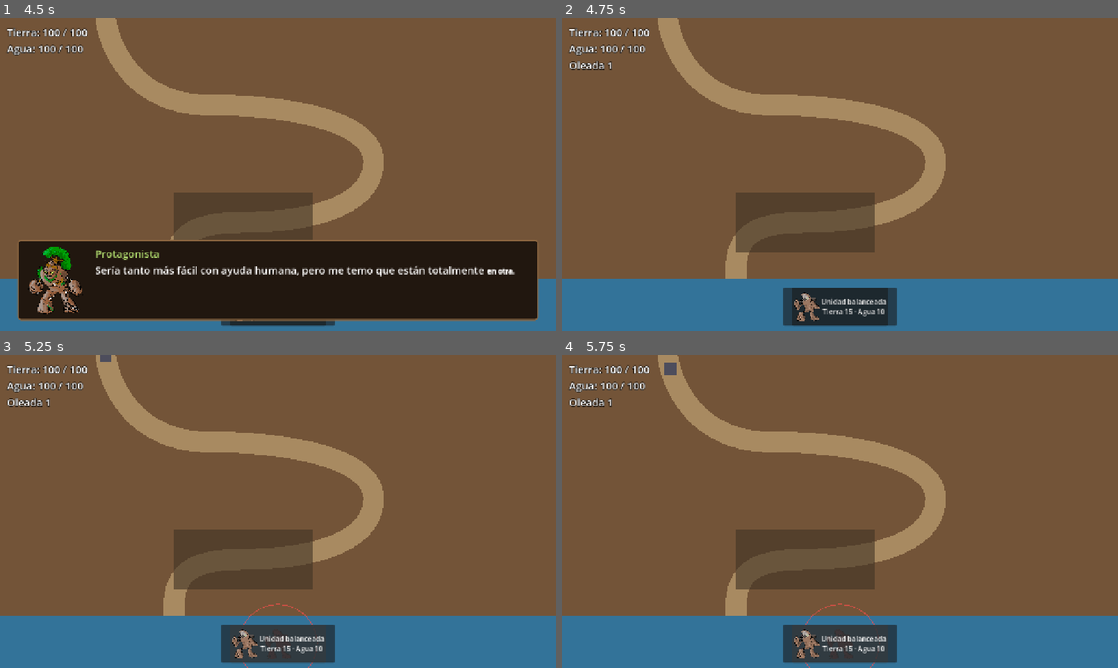
Above: before the commit, frames 1-4 (two rows, left to right).
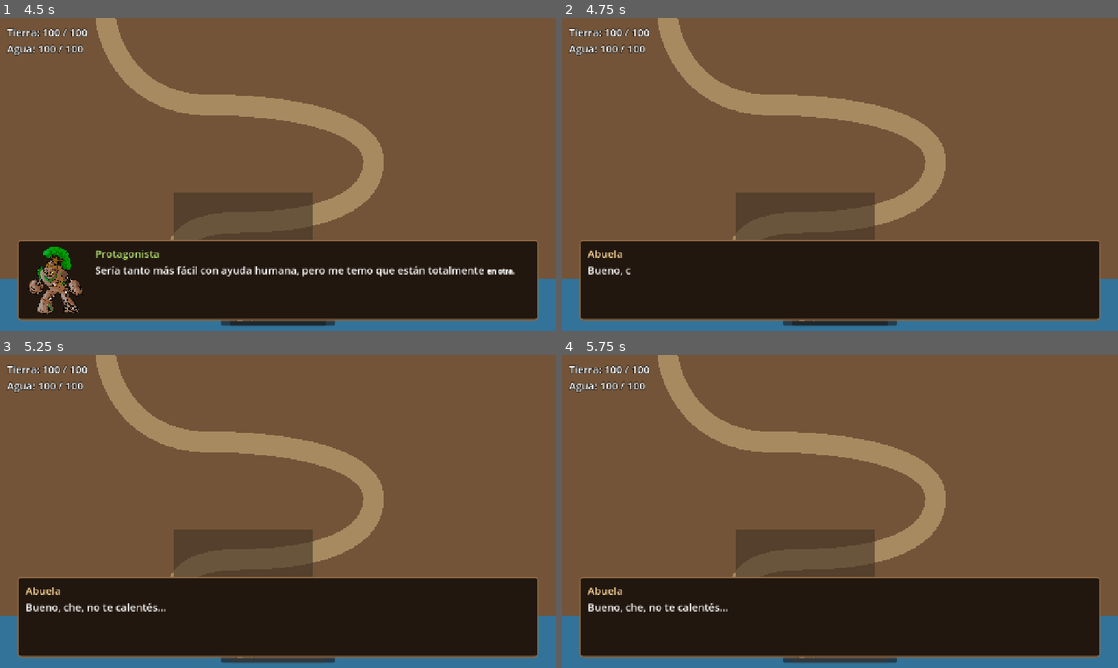
Above: after the commit, the same moments.

Repository: iagoziploc/barros-raros
Game: Godot game, scene res://levels/level_01/level_01.tscn
The game is run twice, just before and just after one commit, with the same random seed, the same clock (stepped at 60 frames per second) and the same inputs.
Inputs (mouse positions are in pixels of both pictures, inside the frame that each line leads up to):
- Up to frame 1 (4.5 s): tap Enter (ui_accept) at 0.5, 0.77, 1.25, 1.52, 2, 3.02, 3.5, 3.77 s; move the mouse to (400, 158) at 0.52 s; tap R at 0.6, 2.1, 3.6 s; click (400, 158) at 0.67 s; move the mouse to (166, 190) at 1.27 s; tap 1 at 1.35, 2.85, 4.35 s; click (166, 190) at 1.42 s; move the mouse to (333, 105) at 2.02 s; click (333, 105) at 2.17 s; move the mouse to (250, 237) at 2.77 s; click (250, 237) at 2.92 s; move the mouse to (444, 221) at 3.52 s; click (444, 221) at 3.67 s; move the mouse to (111, 127) at 4.27 s; click (111, 127) at 4.42 s
- Up to frame 2 (4.75 s): tap Enter (ui_accept) at 4.52 s
- Up to frame 3 (5.25 s): click (278, 642) at 5 s, where only the run before the commit has a clickable "Unidad balanceada Tierra 15 ·…"
- Up to frame 4 (5.75 s): no input

Frame 1 is identical in both runs. In frame 2, 24% of the frame differs, in the area x 1-97%, y 13-97%; in frame 3, 25%; in frame 4, 25%, in the area x 1-97%, y 2-100%.

Commit message:
La abuela vuelve, música bgm2, spritesheet de la unidad y reglas de Git
- Speaker abuela y su línea en el diálogo de la oleada 1
- El nivel usa bgm2; ajuste de buses de audio
- Spritesheet de la piña de la unidad balanceada (todavía sin usar)
- README: ramas main/dev y cómo subir archivos con GitHub Desktop

Co-Authored-By: Claude Opus 5.5 <noreply@anthropic.com>

Diff:
--- a/data/dialogues/wave_01.tres
+++ b/data/dialogues/wave_01.tres
@@ -3,6 +3,7 @@
 [ext_resource type="Script" uid="uid://bh220m175npvt" path="res://systems/dialogue/dialogue.gd" id="1_dialogue"]
 [ext_resource type="Script" uid="uid://bk2gd5fn8ng2e" path="res://systems/dialogue/dialogue_line.gd" id="2_line"]
 [ext_resource type="Resource" uid="uid://ctvu4cuydliuq" path="res://data/speakers/lobito.tres" id="2_wlie3"]
+[ext_resource type="Resource" uid="uid://c0f4ay11uulv0" path="res://data/speakers/abuela.tres" id="3_abuela"]
 [ext_resource type="Resource" path="res://data/speakers/protagonista.tres" id="3_grpc5"]
 
 [sub_resource type="Resource" id="Line_01"]
@@ -32,7 +33,13 @@
 text_key = "WAVE_01_05"
 metadata/_custom_type_script = "uid://bk2gd5fn8ng2e"
 
+[sub_resource type="Resource" id="Resource_751dd"]
+script = ExtResource("2_line")
+speaker = ExtResource("3_abuela")
+text_key = "WAVE_01_06"
+metadata/_custom_type_script = "uid://bk2gd5fn8ng2e"
+
 [resource]
 script = ExtResource("1_dialogue")
-lines = Array[ExtResource("2_line")]([SubResource("Line_01"), SubResource("Line_02"), SubResource("Line_03"), SubResource("Resource_ohatg"), SubResource("Resource_8md6h")])
+lines = Array[ExtResource("2_line")]([SubResource("Line_01"), SubResource("Line_02"), SubResource("Line_03"), SubResource("Resource_ohatg"), SubResource("Resource_8md6h"), SubResource("Resource_751dd")])
 metadata/_custom_type_script = "uid://bh220m175npvt"
--- /dev/null
+++ b/data/speakers/abuela.tres
@@ -0,0 +1,8 @@
+[gd_resource type="Resource" script_class="Speaker" format=3 uid="uid://c0f4ay11uulv0"]
+
+[ext_resource type="Script" uid="uid://cnhcyylgjsiyv" path="res://systems/dialogue/speaker.gd" id="1"]
+
+[resource]
+script = ExtResource("1")
+name_key = "SPEAKER_ABUELA"
+metadata/_custom_type_script = "uid://cnhcyylgjsiyv"
--- a/default_bus_layout.tres
+++ b/default_bus_layout.tres
@@ -6,7 +6,7 @@
 bus/1/solo = false
 bus/1/mute = false
 bus/1/bypass_fx = false
-bus/1/volume_db = -5.993908
+bus/1/volume_db = -8.875755
 bus/1/send = &"Master"
 bus/2/name = &"SFX"
 bus/2/solo = false
--- a/levels/level_01/level_01.tscn
+++ b/levels/level_01/level_01.tscn
@@ -5,12 +5,12 @@
 [ext_resource type="Script" uid="uid://b20equpmgorg6" path="res://systems/waves/wave_spawner.gd" id="2_spawner"]
 [ext_resource type="Script" uid="uid://dh6iidbe12i6l" path="res://systems/waves/wave_data.gd" id="3_wave_data"]
 [ext_resource type="Resource" uid="uid://cghmxyocjwh1n" path="res://data/waves/wave_01.tres" id="4_wave_01"]
-[ext_resource type="AudioStream" uid="uid://b2b2fp33erf7q" path="res://assets/audio/provisorio/bgm1.wav" id="5_dm0pi"]
 [ext_resource type="PackedScene" uid="uid://c6ecn8dvfy32e" path="res://ui/hud/hud.tscn" id="6_hud"]
 [ext_resource type="PackedScene" path="res://systems/building/unit_placer.tscn" id="7_placer"]
 [ext_resource type="PackedScene" path="res://ui/build_bar/build_bar.tscn" id="8_build_bar"]
 [ext_resource type="PackedScene" path="res://ui/dialogue_box/dialogue_box.tscn" id="9_dialogue_box"]
 [ext_resource type="Script" uid="uid://bh220m175npvt" path="res://systems/dialogue/dialogue.gd" id="10_dialogue"]
+[ext_resource type="AudioStream" uid="uid://w4djr7njaixv" path="res://assets/audio/provisorio/bgm2.wav" id="11_cfw67"]
 [ext_resource type="Resource" uid="uid://dbcs02v22kb4v" path="res://data/dialogues/intro.tres" id="11_intro"]
 [ext_resource type="Resource" uid="uid://or5dwh6iiy8" path="res://data/dialogues/wave_01.tres" id="12_wave_01_dialogue"]
 [ext_resource type="Resource" uid="uid://cx22u28s6x00l" path="res://data/dialogues/ending.tres" id="13_ending"]
@@ -94,7 +94,7 @@
 
 [node name="BGM" type="AudioStreamPlayer" parent="." unique_id=1202783320]
 process_mode = 3
-stream = ExtResource("5_dm0pi")
+stream = ExtResource("11_cfw67")
 autoplay = true
 bus = &"BGM"
 
--- a/localization/strings.csv
+++ b/localization/strings.csv
@@ -9,7 +9,7 @@
 UNIT_BALANCED,Unidad balanceada
 BUILD_COST,Tierra %d · Agua %d
 SPEAKER_PROTAGONIST,Protagonista
-SPEAKER_GRANDMA,Abuela
+SPEAKER_ABUELA,Abuela
 SPEAKER_LOBITO,Lobito
 INTRO_01,"El litoral está de remate y del norte llegan los inversores. Vienen por las tierras raras, vienen por el agua dulce."
 INTRO_02,Minga.
@@ -19,4 +19,5 @@
 WAVE_01_03,¡nos quieren invertar?
 WAVE_01_04,¡nos quieren invadir!
 WAVE_01_05,"Sería tanto más fácil con ayuda humana, pero me temo que están totalmente [b]en otra[/b]."
+WAVE_01_06,"Bueno, che, no te calentés..."
 ENDING_01,Continuará…
Binary file added: assets/art/spritesheets/spritesheet_guardian_hit.png
Not shown, added: assets/art/spritesheets/spritesheet_guardian_hit.png.import
Binary file changed: localization/strings.es.translation
